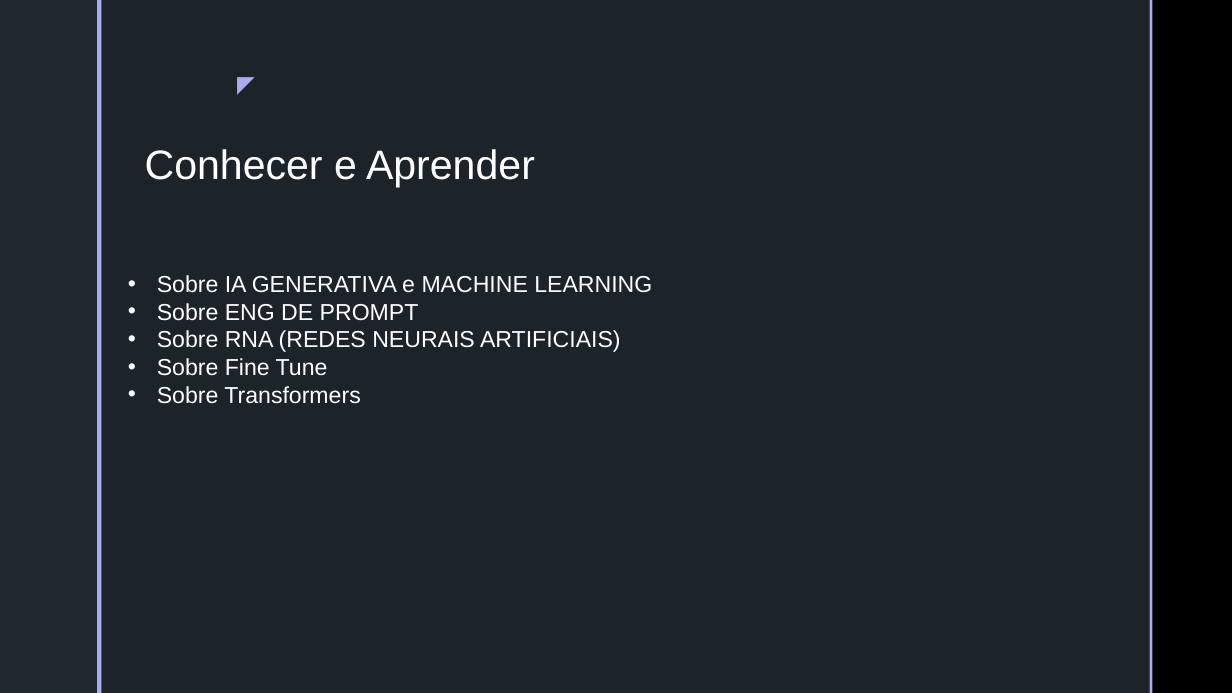
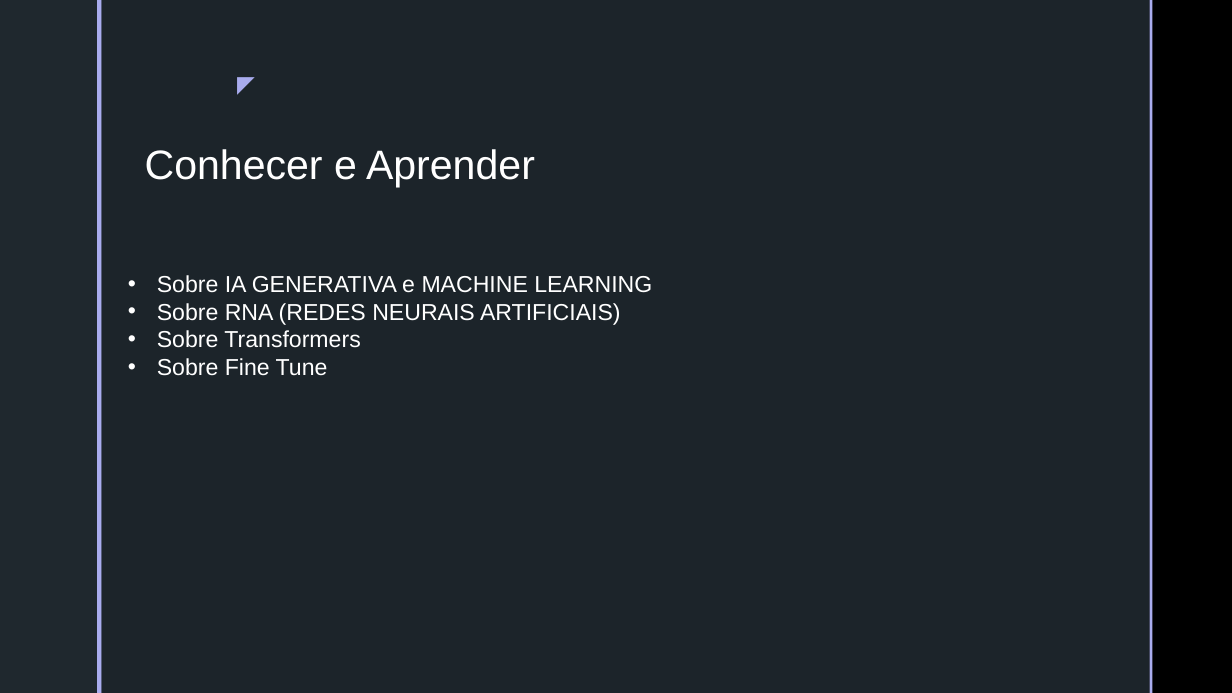
Before and after one commit to batestin1/code_the_future_diobot, a slide deck: slide 5 of materiais/LLM-DIO.pptx. Drawn at 1232x693 pixels with LibreOffice and Linux fonts; fonts in the diff are those of the drawing; background and template pictures are left out. Boxes give left, top, right and bottom in pixels: in the first picture for what was removed or moved away, otherwise in the second. Text is boxed around its words. In the diff, an @@ line names an element or a change of style, - is before the commit and + after.

```diff
--- a/materiais/LLM-DIO.pptx
+++ b/materiais/LLM-DIO.pptx
@@ text at (x1=157, y1=303, x2=419, y2=321): paragraph removed @@
-• Sobre ENG DE PROMPT
@@ text at (x1=157, y1=330, x2=360, y2=348): paragraph added @@
+• Sobre Transformers
@@ text at (x1=157, y1=386, x2=360, y2=404): paragraph removed @@
-• Sobre Transformers
```
Also in this commit, not shown: 6 other slides changed, 1 slide added, 5 other files.
